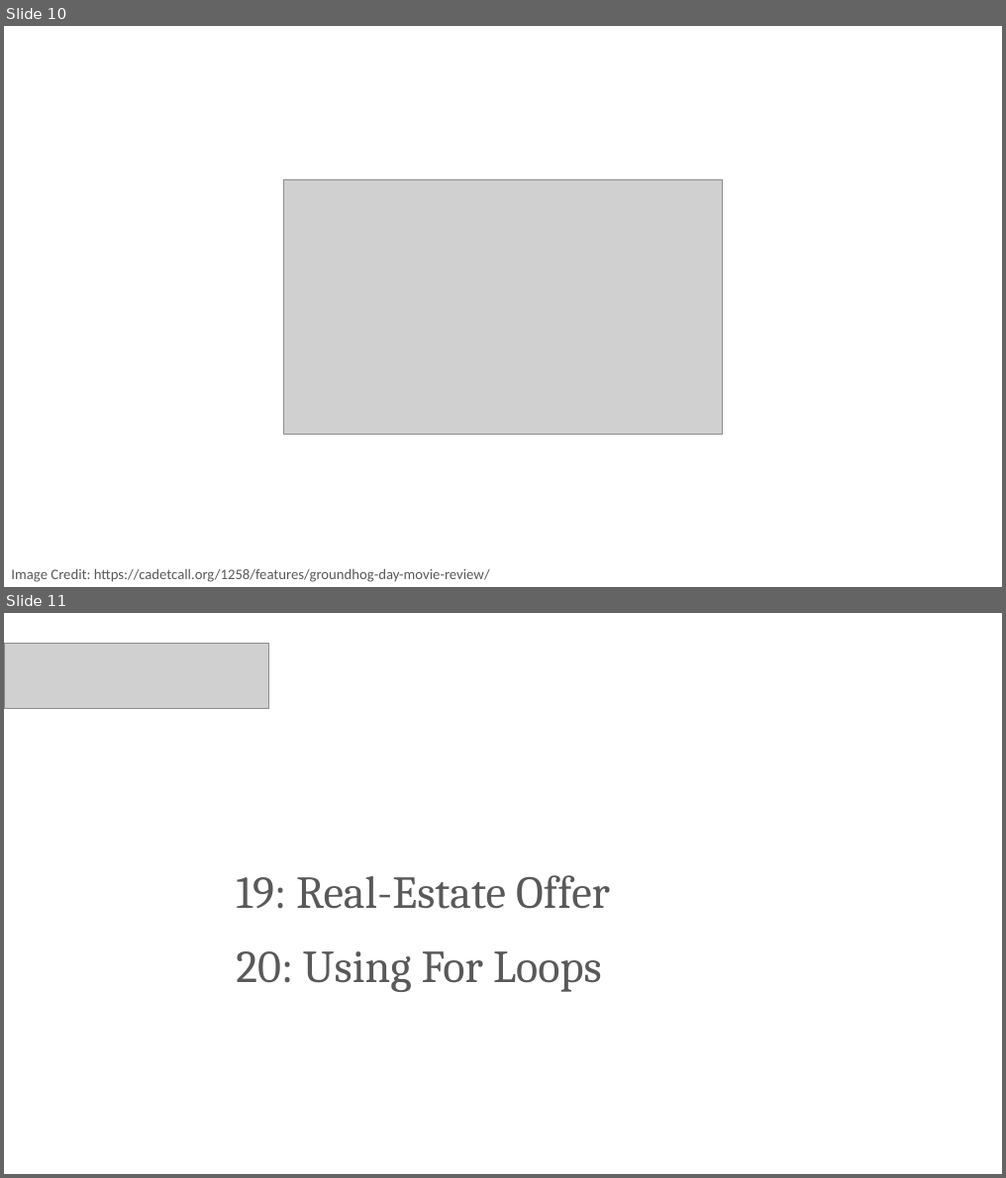
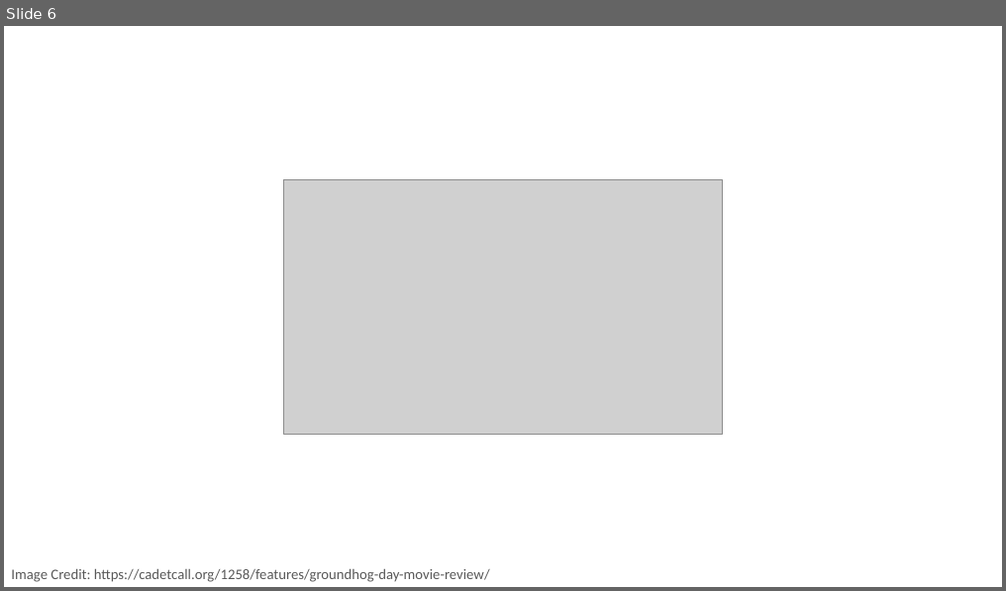
Before and after one commit to PracticumAI/python, a slide deck: presentations/02_loops.pptx. Shown one above the other, each under a label of ours: slides 10 and 11 before the commit, slide 6 after it. The pictures are 1006x1178 and 1006x591 pixels, drawn with LibreOffice and Linux fonts; fonts in the diff are those of the drawing; grey boxes stand for pictures. Boxes give left, top, right and bottom in pixels: in the first picture for what was removed or moved away, otherwise in the second. Text is boxed around its words. In the diff, an @@ line names an element or a change of style, - is before the commit and + after.

```diff
--- a/presentations/02_loops.pptx
+++ b/presentations/02_loops.pptx
@@ slide 11 removed at <box>4,613,1002,1174</box>, background #FFFFFF @@
@@ picture removed at <box>4,643,269,709</box> @@
@@ title removed at <box>236,875,610,909</box> @@
-19: Real-Estate Offer
@@ text removed at <box>236,952,602,992</box> @@
-20: Using For Loops
@@ what was slide 10 is now slide 6 @@
```
Also in this commit, not shown: 4 other slides removed, 4 other files.
